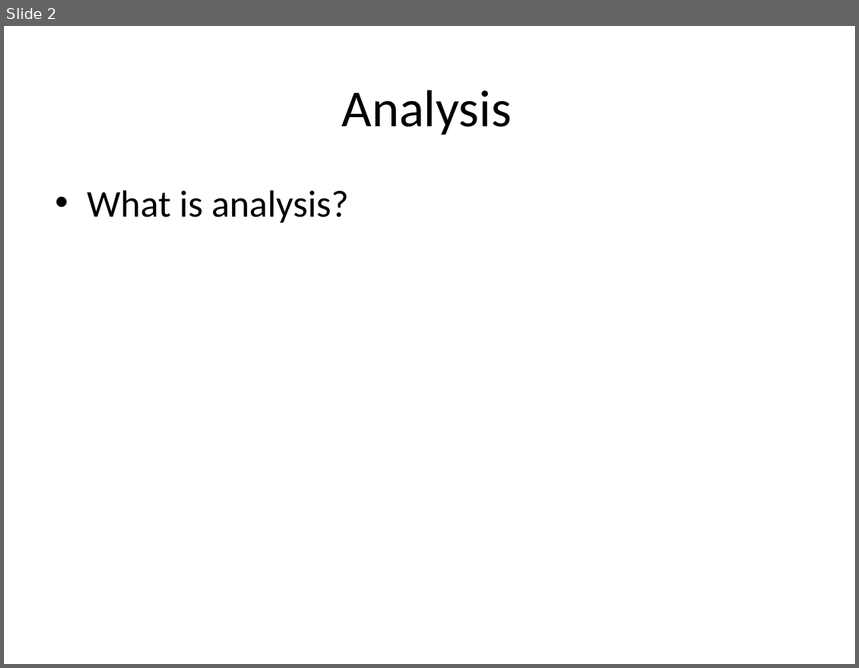
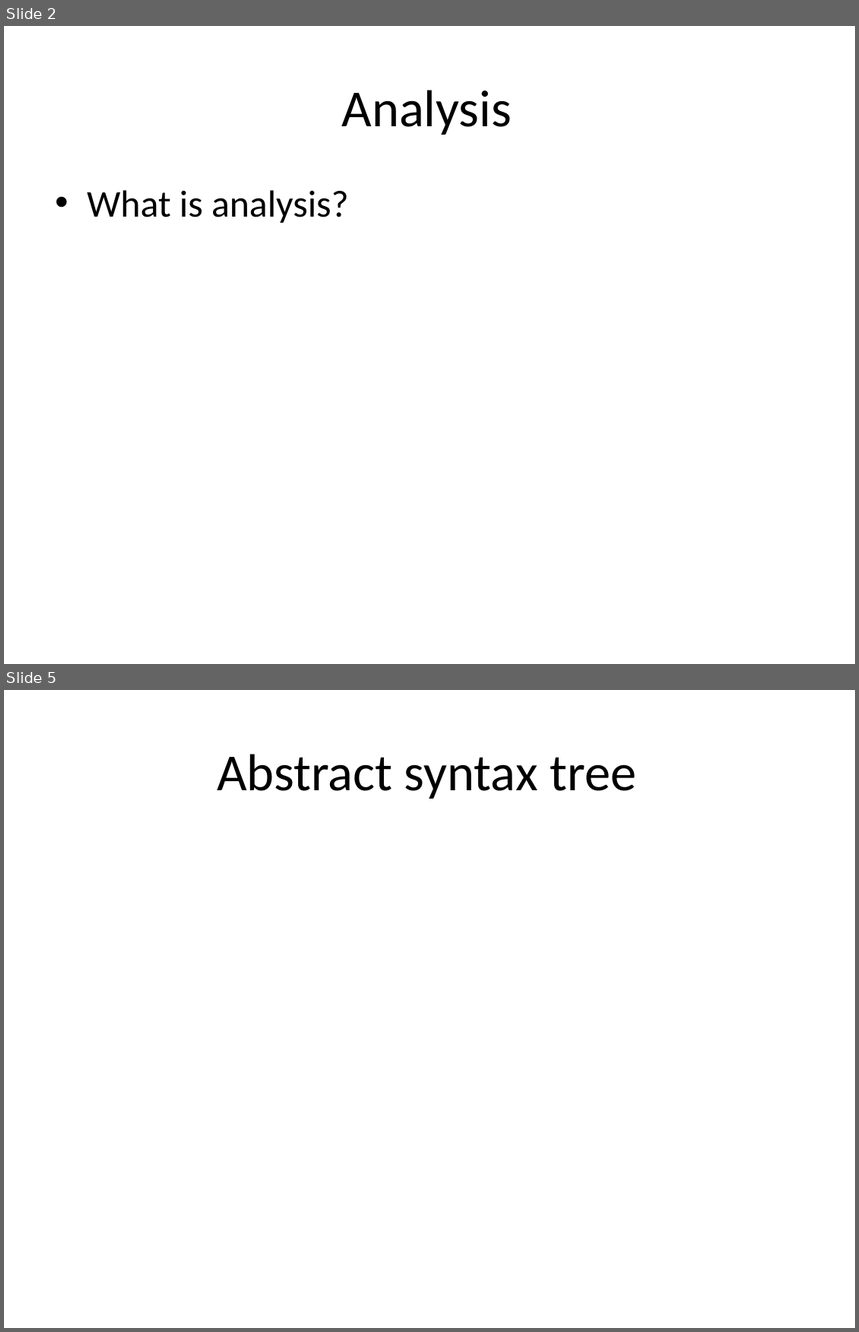
Before and after one commit to isurup/kalle-martin-group, a slide deck: SSE2/slides/1 Analysis.pptx. Shown one above the other, each under a label of ours: slide 2 before the commit, slides 2 and 5 after it; the slides between them are not shown. The pictures are 859x668 and 859x1332 pixels, drawn with LibreOffice and Linux fonts; fonts in the diff are those of the drawing. Boxes give left, top, right and bottom in pixels: in the first picture for what was removed or moved away, otherwise in the second. Text is boxed around its words. In the diff, an @@ line names an element or a change of style, - is before the commit and + after.

```diff
--- a/SSE2/slides/1 Analysis.pptx
+++ b/SSE2/slides/1 Analysis.pptx
@@ slide 5 added at [4,690,855,1328], background #FFFFFF @@
@@ title added at [217,754,636,799], 44 pt, text #000000 @@
+Abstract syntax tree
```
Also in this commit, not shown: 2 other slides added.
